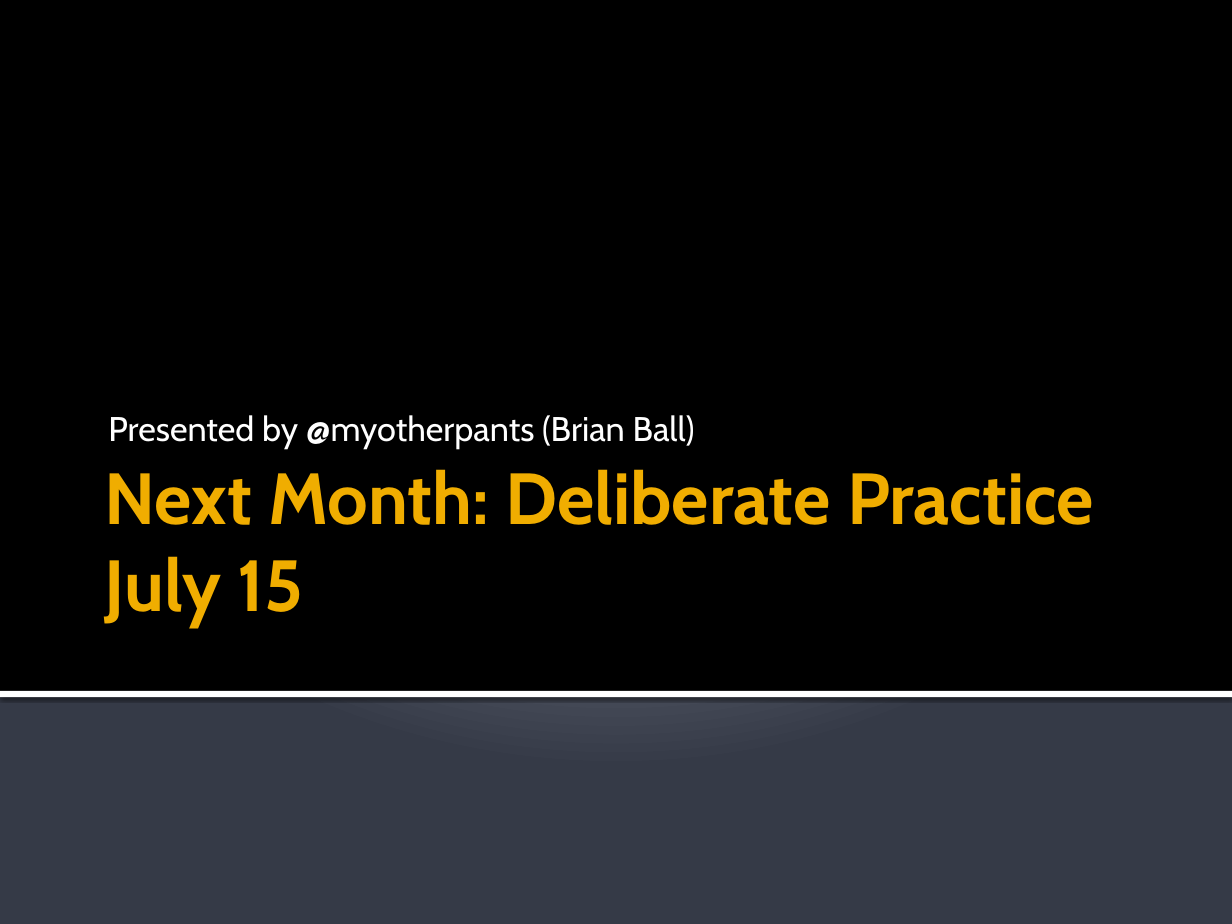
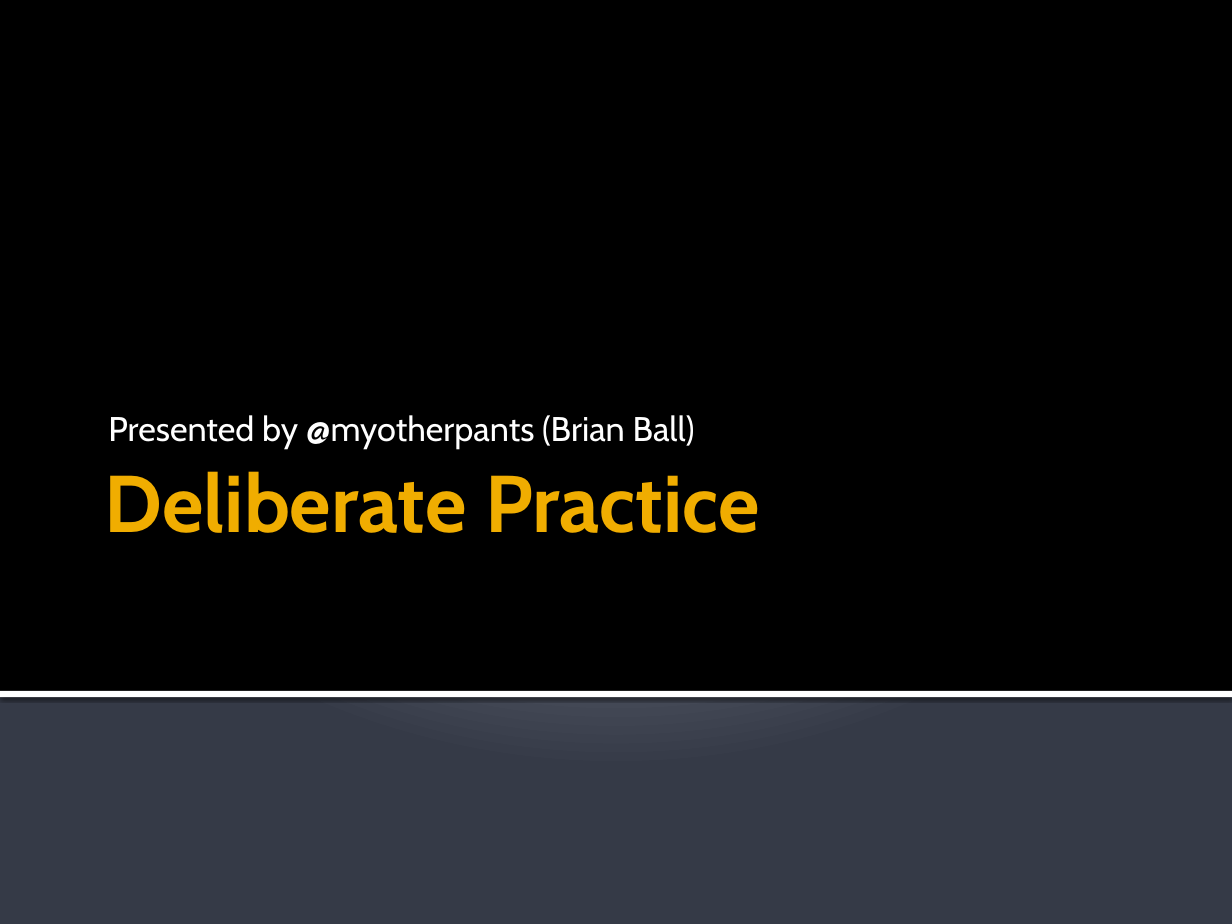
Before and after one commit to indyaltnet/meeting-stuff, a slide deck: slide 6 of Pre-Meeting.pptx (slide 7 before the commit). Drawn at 1232x924 pixels with LibreOffice and Linux fonts; fonts in the diff are those of the drawing. Boxes give left, top, right and bottom in pixels: in the first picture for what was removed or moved away, otherwise in the second. Text is boxed around its words. In the diff, an @@ line names an element or a change of style, - is before the commit and + after.

```diff
--- a/Pre-Meeting.pptx
+++ b/Pre-Meeting.pptx
@@ title at (105, 471, 760, 533): text changed; size 42.3 to 47 pt @@
-Next Month: Deliberate Practice
-July 15
+Deliberate Practice
```
Also in this commit, not shown: 1 other slide changed, 1 slide added, 1 slide removed, 1 other file.
